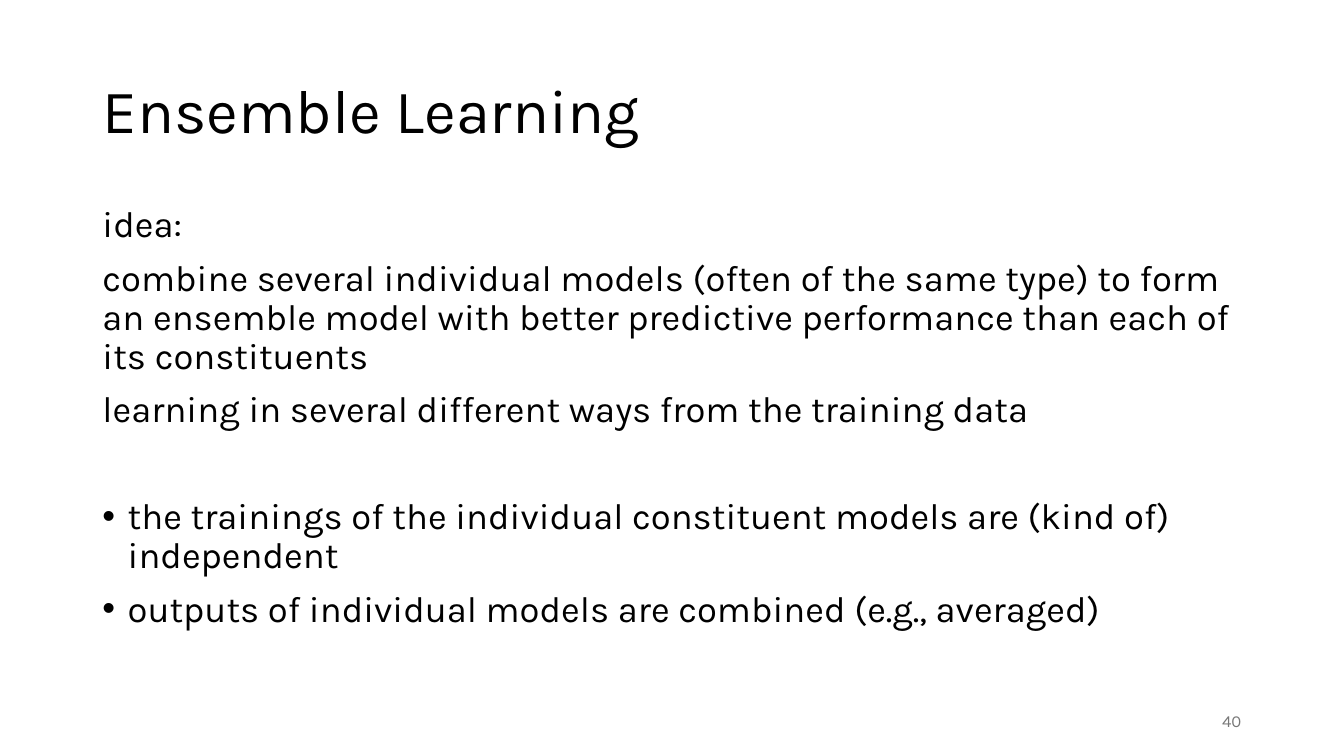
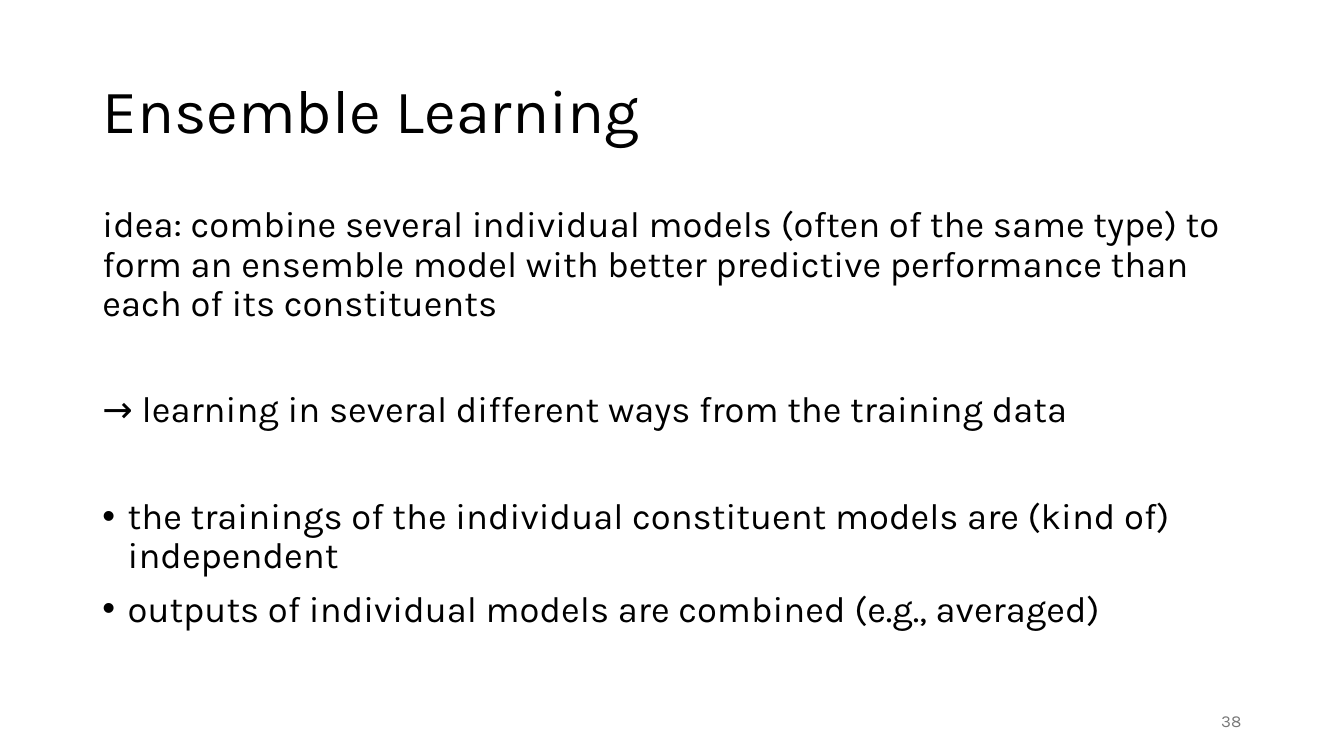
Before and after one commit to FelixWick/data_science, a slide deck: slide 38 of slides/5_ML.pptx (slide 40 before the commit). Drawn at 1344x756 pixels with LibreOffice and Linux fonts; fonts in the diff are those of the drawing. Boxes give left, top, right and bottom in pixels: in the first picture for what was removed or moved away, otherwise in the second. Text is boxed around its words. In the diff, an @@ line names an element or a change of style, - is before the commit and + after.

```diff
--- a/slides/5_ML.pptx
+++ b/slides/5_ML.pptx
@@ text at <box>102,210,1220,431</box>: text changed @@
-idea:
-combine several individual models (often of the same type) to form an ensemble model with better predictive performance than each of its constituents
-learning in several different ways from the training data
+idea: combine several individual models (often of the same type) to form an ensemble model with better predictive performance than each of its constituents
+→ learning in several different ways from the training data
@@ page number at <box>1221,716,1241,727</box>: text changed @@
-40
+38
```
Also in this commit, not shown: 13 other slides changed, 1 slide added, 5 slides removed, 8 other files.
